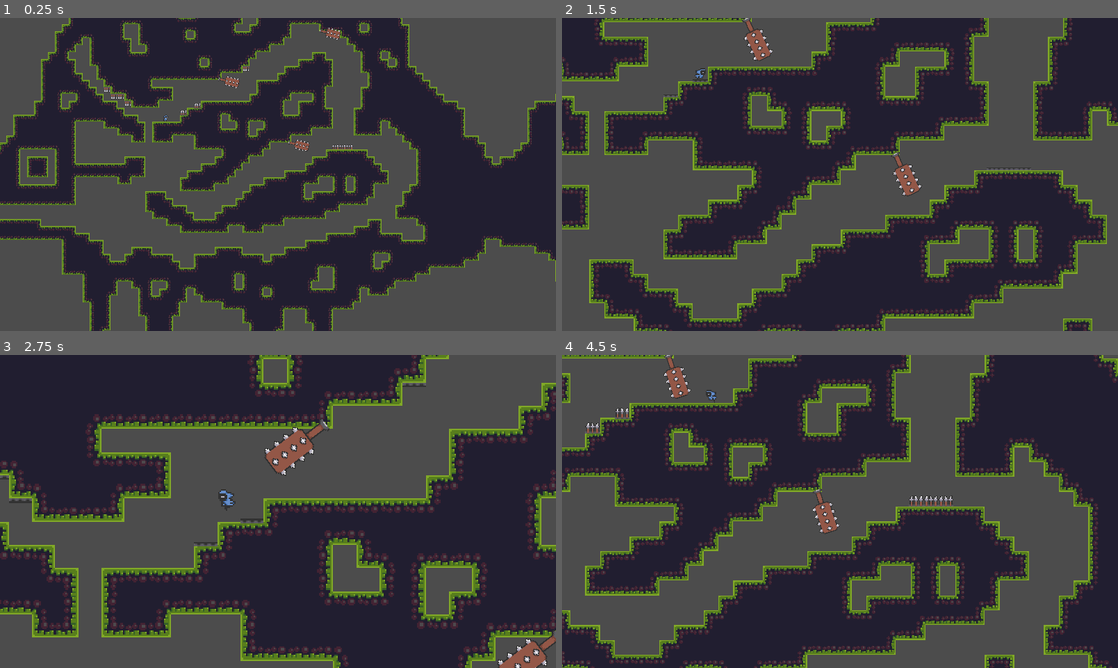
Above: before the commit, frames 1-4 (two rows, left to right).
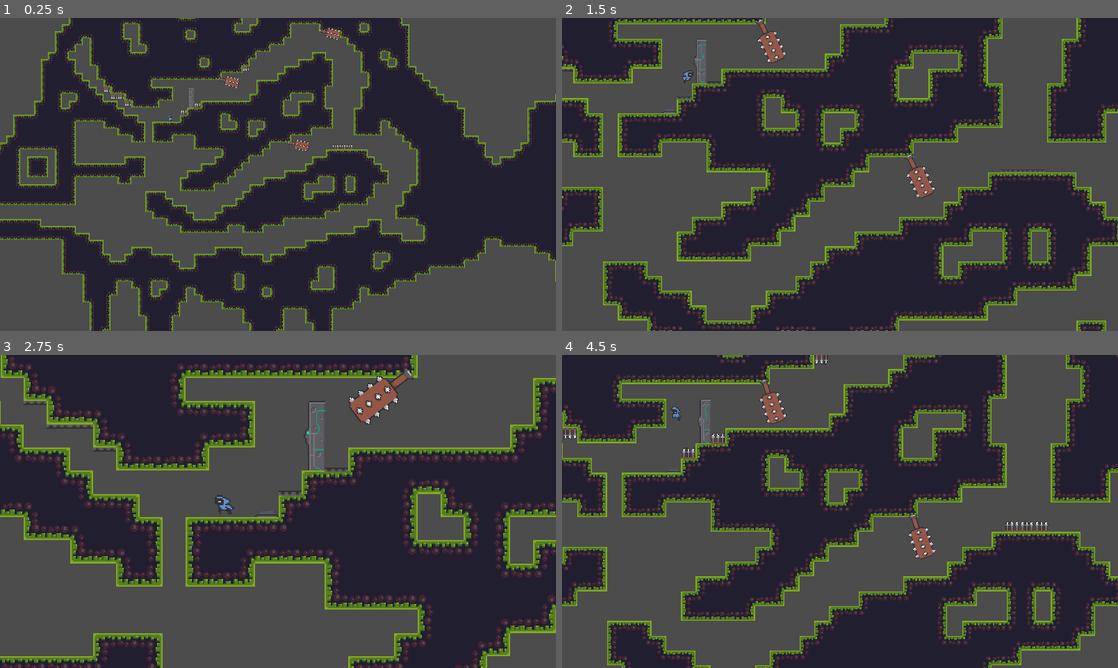
Above: after the commit, the same moments.

Repository: getdoorimed/GODOT2
Game: Godot game, scene res://Scenes/World.tscn
Same seed, same stepped clock (60 frames per second), same inputs: the game is played once before the commit and once after it.
Inputs:
- Up to frame 1 (0.25 s): no input
- Up to frame 2 (1.5 s): hold D (right) from 0.53 s (still down); tap Z (zoom) at 0.6, 1.35 s; tap Space (jump) at 0.77 s
- Up to frame 3 (2.75 s): tap Space (jump) at 1.52 s; release D (right) at 2.03 s; hold Left (left) from 2.03 s (still down); tap Z (zoom) at 2.1 s
- Up to frame 4 (4.5 s): release Left (left) at 2.78 s; hold D (right) 2.78-4.28 s; tap Z (zoom) at 2.85, 3.6, 4.35 s; tap Space (jump) at 3.02, 3.77 s; hold Left (left) from 4.28 s (still down)

The runs differ from the first frame. In frame 1, less than 0.1% of the frame differs, in the area x 29-45%, y 15-34%; in frame 2, 32%; in frame 3, 57%; in frame 4, 69%, in the area x 0-100%, y 0-100%.

Commit message:
Save3

Diff:
--- a/DoorAndButton.gd
+++ b/DoorAndButton.gd
@@ -1,16 +1,10 @@
 extends Node2D
 
+func _ready():
+	$AnimationPlayer.play("ButtonUp")
+	$AnimationPlayer.play("DoorClosed")
 
-# Declare member variables here. Examples:
-# var a = 2
-# var b = "text"
-
-
-# Called when the node enters the scene tree for the first time.
-func _ready():
-	pass # Replace with function body.
-
-
-# Called every frame. 'delta' is the elapsed time since the previous frame.
-#func _process(delta):
-#	pass
+func _on_Area2D_body_entered(body):
+	if body.is_in_group("Player"):
+		$AnimationPlayer.play("ButtonDown")
+		$AnimationPlayer.play("DoorOpen")
--- a/Scenes/DoorAndButton.tscn
+++ b/Scenes/DoorAndButton.tscn
@@ -94,7 +94,7 @@
 "times": PoolRealArray( 0 ),
 "transitions": PoolRealArray( 1 ),
 "update": 1,
-"values": [ true ]
+"values": [ false ]
 }
 
 [sub_resource type="Animation" id=7]
@@ -217,7 +217,7 @@
 script = ExtResource( 1 )
 
 [node name="Button" type="Sprite" parent="."]
-position = Vector2( -46, 30 )
+position = Vector2( 17, 20 )
 texture = ExtResource( 2 )
 __meta__ = {
 "_edit_group_": true
@@ -236,7 +236,7 @@
 shape = SubResource( 2 )
 
 [node name="Door" type="Sprite" parent="."]
-position = Vector2( 81, 26 )
+position = Vector2( 91, 24 )
 scale = Vector2( 0.91875, 1 )
 texture = ExtResource( 4 )
 hframes = 10
@@ -260,3 +260,5 @@
 anims/DoorClosed = SubResource( 6 )
 anims/DoorOpen = SubResource( 7 )
 anims/RESET = SubResource( 8 )
+
+[connection signal="body_entered" from="Button/Area2D" to="." method="_on_Area2D_body_entered"]
--- a/Scenes/World.tscn
+++ b/Scenes/World.tscn
@@ -1,10 +1,11 @@
-[gd_scene load_steps=31 format=2]
+[gd_scene load_steps=32 format=2]
 
 [ext_resource path="res://Scenes/Player.tscn" type="PackedScene" id=1]
 [ext_resource path="res://Sprites/tileset.png" type="Texture" id=2]
 [ext_resource path="res://Scenes/Camera2D.gd" type="Script" id=3]
 [ext_resource path="res://Scenes/SwingingTrap.tscn" type="PackedScene" id=4]
 [ext_resource path="res://Scenes/Spiketrap.tscn" type="PackedScene" id=5]
+[ext_resource path="res://Scenes/DoorAndButton.tscn" type="PackedScene" id=6]
 
 [sub_resource type="RectangleShape2D" id=1]
 extents = Vector2( 213.5, 10.5 )
@@ -245,7 +246,7 @@
 [node name="World" type="Node2D"]
 
 [node name="Player" parent="." instance=ExtResource( 1 )]
-position = Vector2( 127, 88 )
+position = Vector2( 137, 88 )
 
 [node name="StaticBody2D" type="StaticBody2D" parent="."]
 position = Vector2( 200.5, 161 )
@@ -274,6 +275,9 @@
 [node name="SwingingTrap3" parent="." instance=ExtResource( 4 )]
 position = Vector2( 411, 143 )
 
+[node name="Area2D9" parent="." instance=ExtResource( 5 )]
+position = Vector2( 8, 40 )
+
 [node name="Area2D" parent="." instance=ExtResource( 5 )]
 position = Vector2( 168, 73 )
 rotation = -3.14159
@@ -295,17 +299,26 @@
 rotation = -3.14159
 
 [node name="Area2D6" parent="." instance=ExtResource( 5 )]
-position = Vector2( 312, -24 )
+position = Vector2( 312, -25 )
 rotation = 6.28138
+
+[node name="Area2D10" parent="." instance=ExtResource( 5 )]
+position = Vector2( 24, 40 )
 
 [node name="Area2D7" parent="." instance=ExtResource( 5 )]
 position = Vector2( -8, 24 )
 
-[node name="Area2D" parent="Area2D7" instance=ExtResource( 5 )]
-position = Vector2( 16, 16 )
-
-[node name="Area2D2" parent="Area2D7" instance=ExtResource( 5 )]
-position = Vector2( 32, 16 )
-
 [node name="Area2D8" parent="." instance=ExtResource( 5 )]
 position = Vector2( 40, 56 )
+
+[node name="DoorAndButton" parent="." instance=ExtResource( 6 )]
+position = Vector2( 174, 240 )
+rotation = -0.00180227
+
+[node name="Button" parent="DoorAndButton" index="0"]
+position = Vector2( -21.7368, -146.039 )
+
+[node name="Door" parent="DoorAndButton" index="1"]
+position = Vector2( 11.3644, -199.981 )
+
+[editable path="DoorAndButton"]
